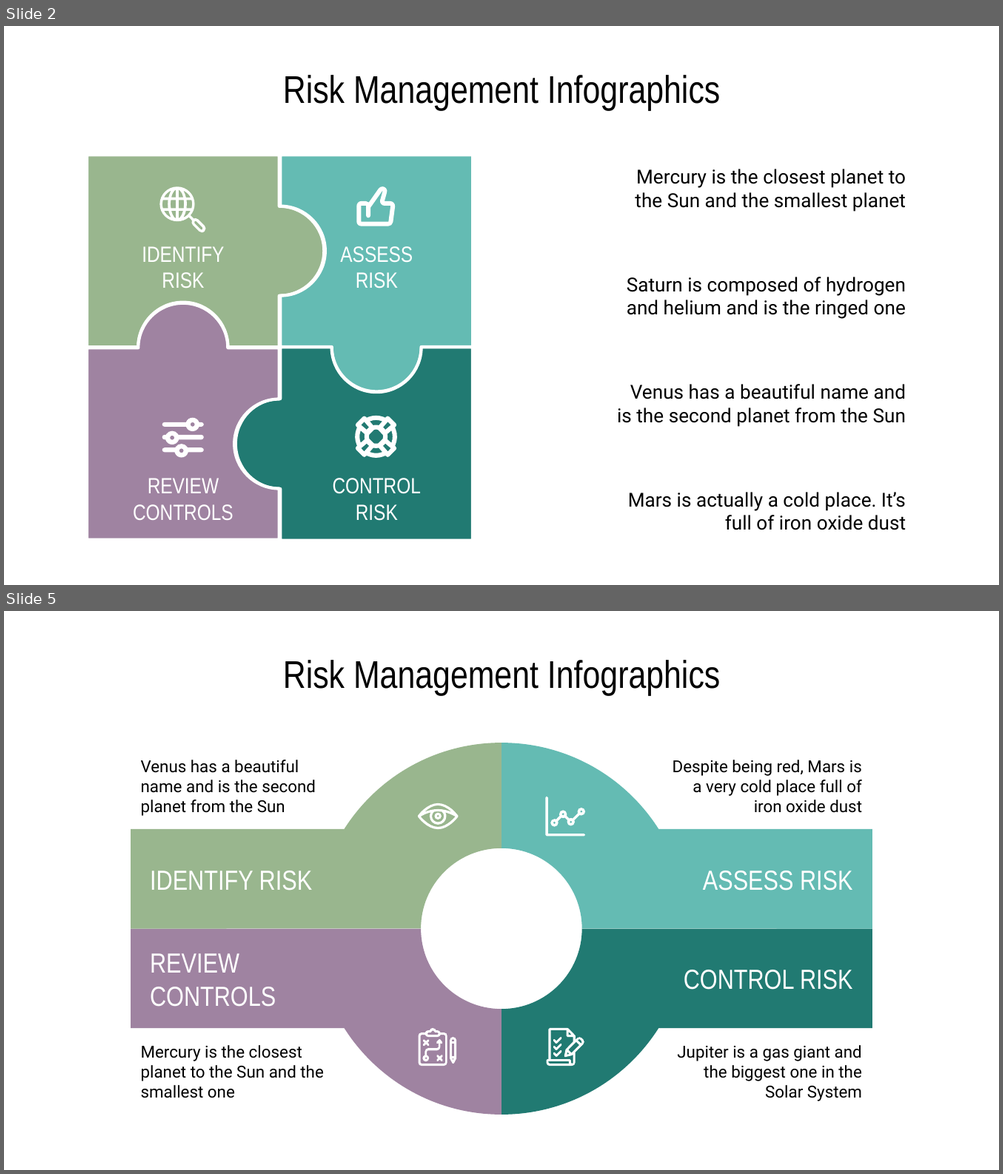
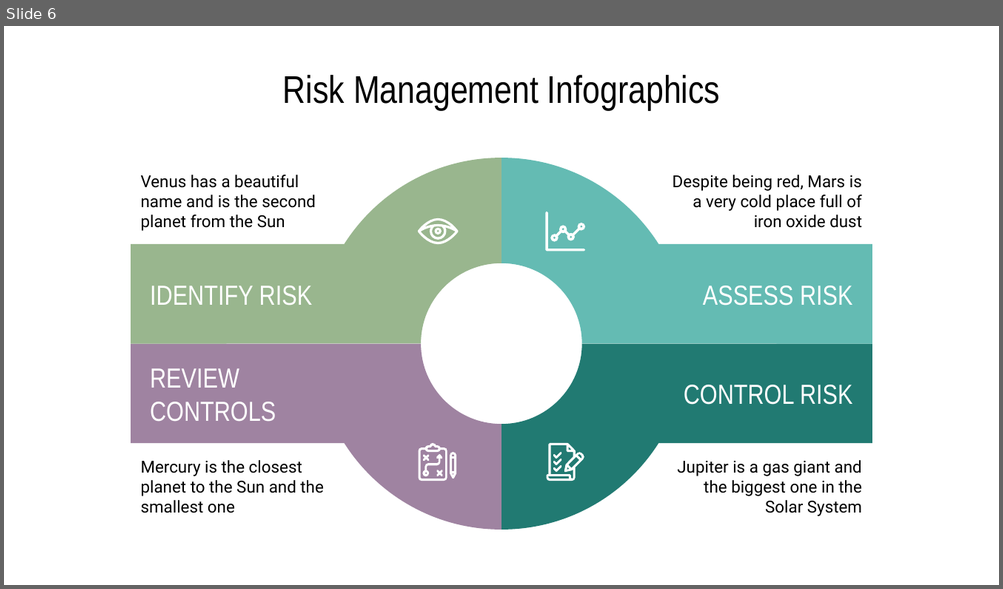
Before and after one commit to vrobles/Proyecto_Grupo3, a slide deck: Risk Management Infographics by Slidesgo.pptx. Shown one above the other, each under a label of ours: slides 2 and 5 before the commit, slide 6 after it; the slides between them are not shown. The pictures are 1003x1174 and 1003x589 pixels, drawn with LibreOffice and Linux fonts; fonts in the diff are those of the drawing. Boxes give left, top, right and bottom in pixels: in the first picture for what was removed or moved away, otherwise in the second. Text is boxed around its words. In the diff, an @@ line names an element or a change of style, - is before the commit and + after.

```diff
--- a/Risk Management Infographics by Slidesgo.pptx
+++ b/Risk Management Infographics by Slidesgo.pptx
@@ slide 2 removed at box(4, 26, 999, 585), background #FFFFFF @@
@@ title removed at box(283, 75, 720, 111) @@
-Risk Management Infographics
@@ freeform shape removed at box(87, 156, 323, 347) @@
@@ freeform shape removed at box(281, 156, 472, 392) @@
@@ text removed at box(634, 169, 905, 212) @@
-Mercury is the closest planet to the Sun and the smallest planet
@@ freeform shape removed at box(160, 187, 207, 233) @@
@@ freeform shape removed at box(356, 187, 395, 227) @@
@@ text removed at box(142, 247, 224, 288) @@
-IDENTIFY
-RISK
@@ text removed at box(340, 247, 412, 289) @@
-ASSESS
-RISK
@@ text removed at box(626, 277, 905, 319) @@
-Saturn is composed of hydrogen and helium and is the ringed one
@@ freeform shape removed at box(87, 304, 279, 540) @@
@@ freeform shape removed at box(236, 347, 472, 541) @@
@@ text removed at box(617, 384, 905, 427) @@
-Venus has a beautiful name and is the second planet from the Sun
@@ freeform shape removed at box(162, 418, 204, 457) @@
@@ freeform shape removed at box(355, 416, 397, 457) @@
@@ text removed at box(133, 478, 233, 520) @@
-REVIEW
-CONTROLS
@@ text removed at box(333, 478, 421, 521) @@
-CONTROL
-RISK
@@ text removed at box(628, 492, 905, 531) @@
-Mars is actually a cold place. It’s full of iron oxide dust
@@ what was slide 5 is now slide 6 @@
```
Also in this commit, not shown: 1 slide changed, 4 slides added, 2 other slides removed.
